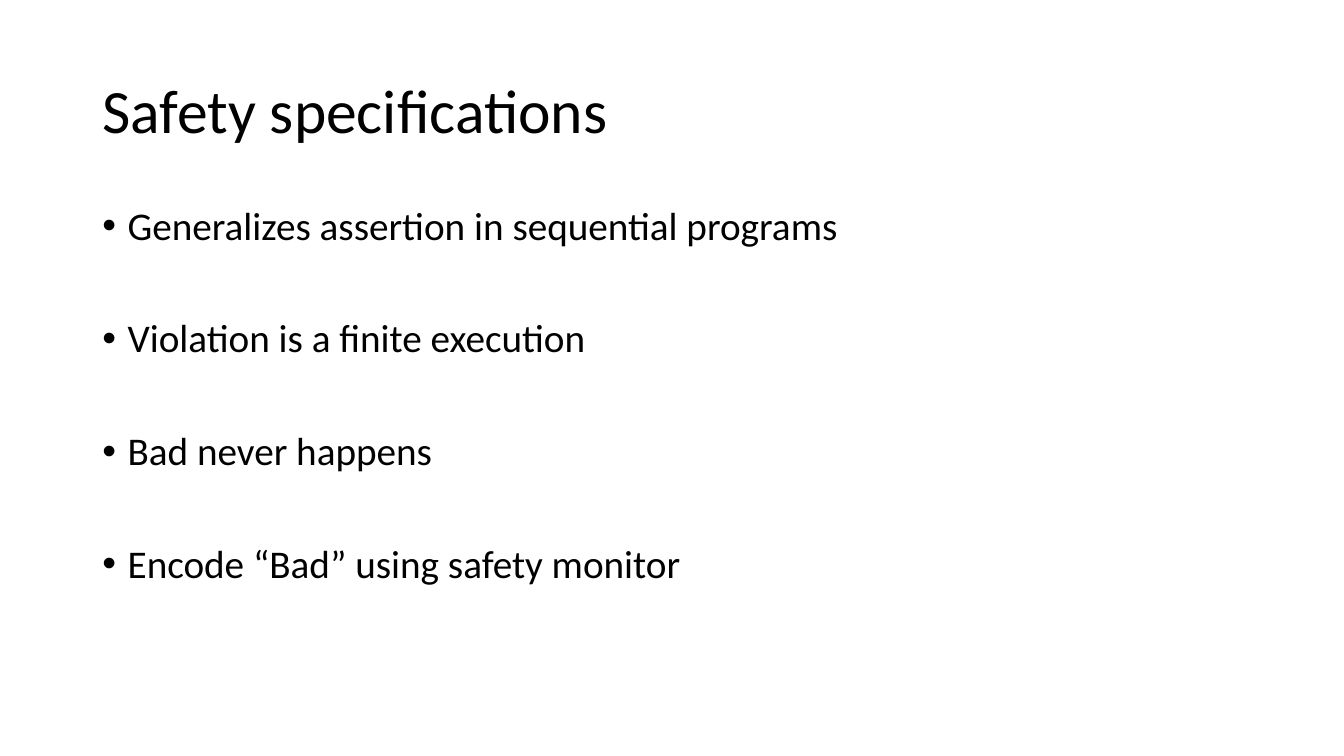
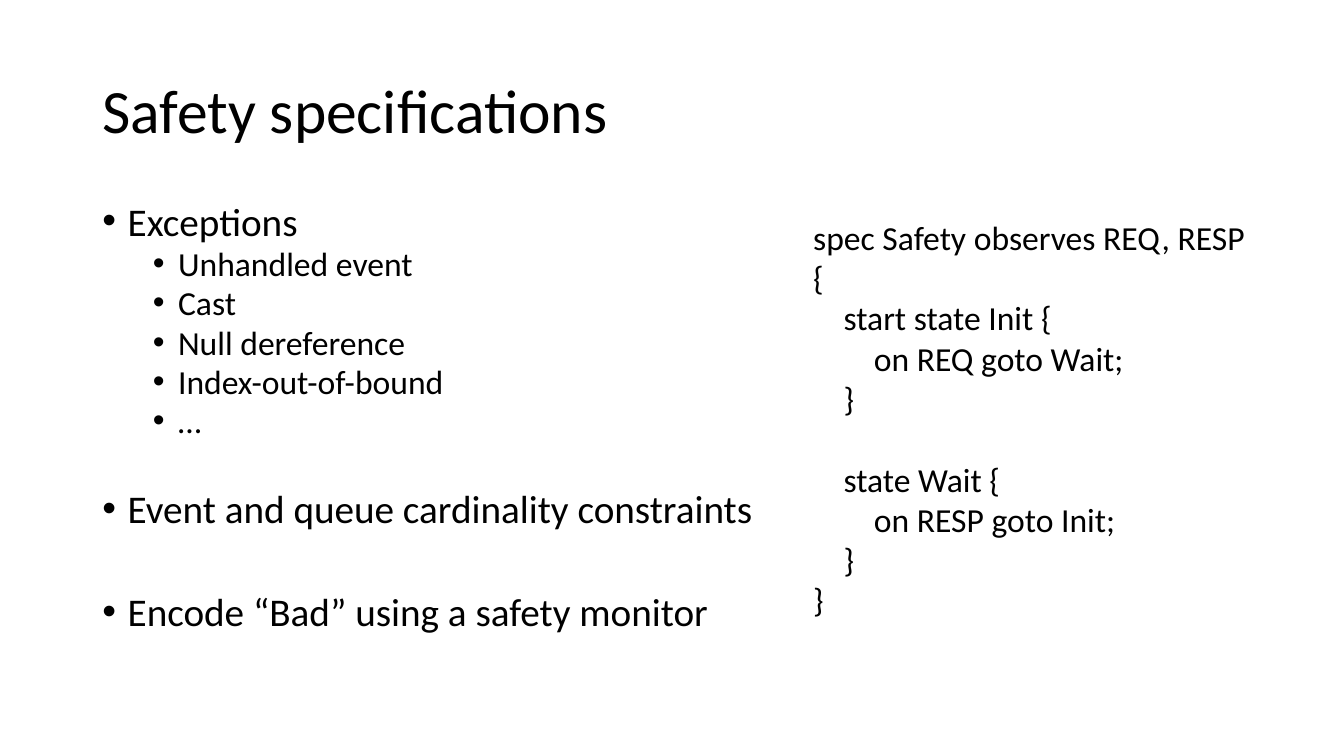
Before and after one commit to p-org/P, a slide deck: slide 20 of RVTutorial/P-tutorial-Part-1.pptx (slide 22 before the commit). Drawn at 1344x756 pixels with LibreOffice and Linux fonts; fonts in the diff are those of the drawing. Boxes give left, top, right and bottom in pixels: in the first picture for what was removed or moved away, otherwise in the second. Text is boxed around its words. In the diff, an @@ line names an element or a change of style, - is before the commit and + after.

```diff
--- a/RVTutorial/P-tutorial-Part-1.pptx
+++ b/RVTutorial/P-tutorial-Part-1.pptx
@@ text at bbox=[128, 209, 753, 633]: text changed @@
-• Generalizes assertion in sequential programs
-• Violation is a finite execution
-• Bad never happens
-• Encode “Bad” using safety monitor
+• Exceptions
+  • Unhandled event
+  • Cast
+  • Null dereference
+  • Index-out-of-bound
+  • …
+• Event and queue cardinality constraints
+• Encode “Bad” using a safety monitor
@@ text added at bbox=[813, 226, 1245, 538], 24 pt, text #000000 @@
+spec Safety observes REQ, RESP
+{
+start state Init {
+on REQ goto Wait;
+}
+state Wait {
+on RESP goto Init;
+}
+}
```
Also in this commit, not shown: 2 other slides changed, 5 slides added, 4 slides removed.
